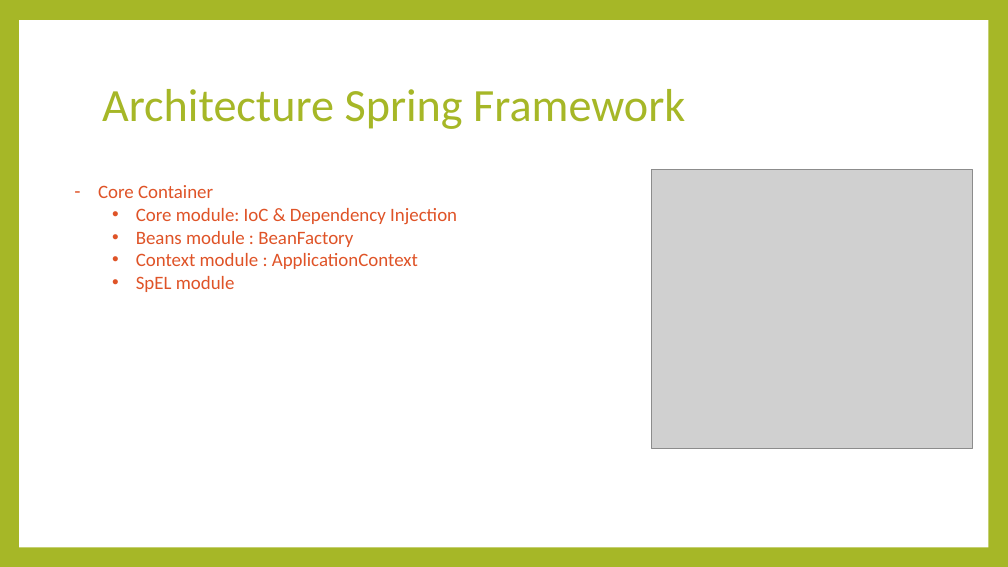
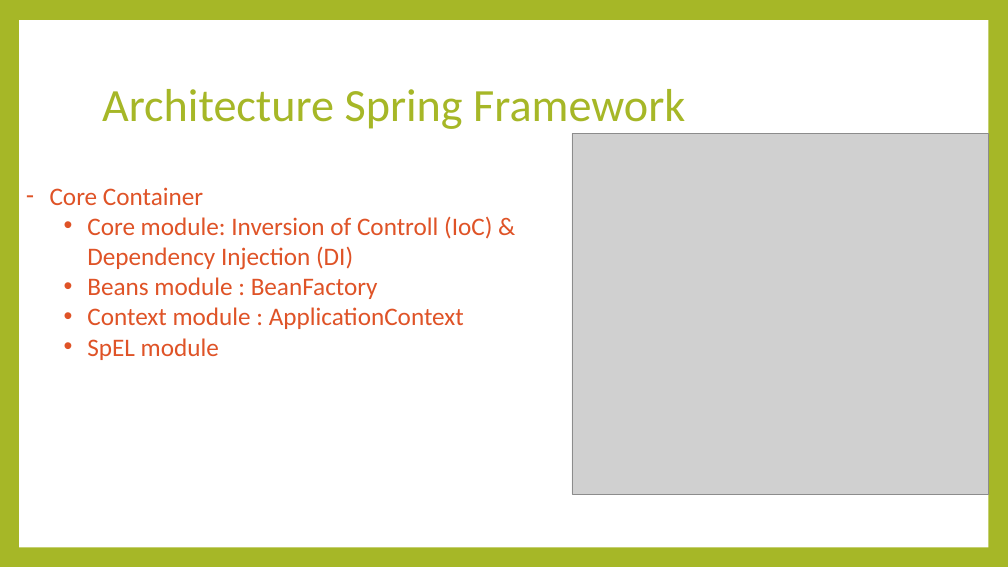
Before and after one commit to thaolt007/spring-doc, a slide deck: slide 3 of Spring.pptx. Drawn at 1008x567 pixels with LibreOffice and Linux fonts; fonts in the diff are those of the drawing; grey boxes stand for pictures. Boxes give left, top, right and bottom in pixels: in the first picture for what was removed or moved away, otherwise in the second. Text is boxed around its words. In the diff, an @@ line names an element or a change of style, - is before the commit and + after.

Commit message:
sap xong spring core

```diff
--- a/Spring.pptx
+++ b/Spring.pptx
@@ picture resized from (x1=651, y1=169, x2=972, y2=448) to (x1=572, y1=133, x2=988, y2=494) @@
@@ text "Core Container" moved from (x1=98, y1=185, x2=457, y2=292) to (x1=50, y1=187, x2=492, y2=360) @@
@@ text at (x1=50, y1=187, x2=464, y2=360): size 18 to 24 pt in "Core Container", "Beans module : BeanFactory", "Context module : ApplicationContext", "SpEL module" @@
@@ text at (x1=87, y1=216, x2=492, y2=270): text changed; size 18 to 24 pt @@
-  • Core module: IoC & Dependency Injection
+  • Core module: Inversion of Controll (IoC) & Dependency Injection (DI)
```
Also in this commit, not shown: 4 other slides changed, 3 slides added.
